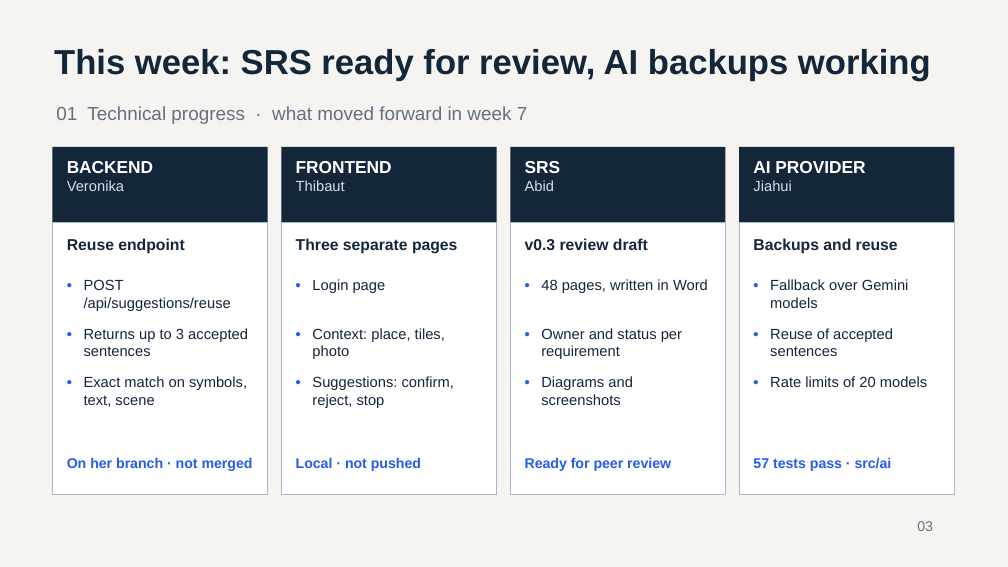
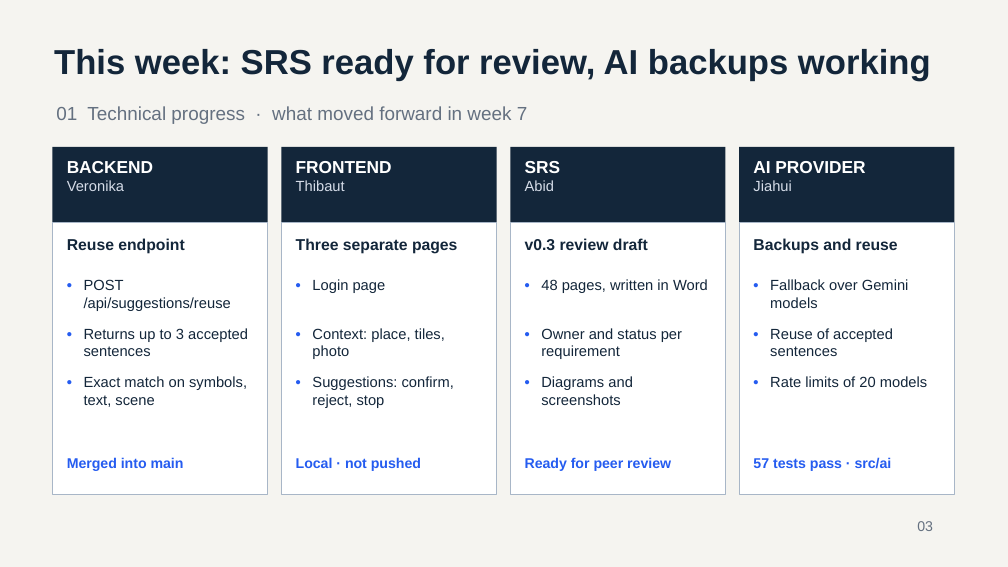
Before and after one commit to bhsei/26B, a slide deck: slide 3 of weekly-reports/W07/Weekly_Report_W07.pptx. Drawn at 1008x567 pixels with LibreOffice and Linux fonts; fonts in the diff are those of the drawing. Boxes give left, top, right and bottom in pixels: in the first picture for what was removed or moved away, otherwise in the second. Text is boxed around its words. In the diff, an @@ line names an element or a change of style, - is before the commit and + after.

Commit message:
W7 - Weekly report W07; Gantt tasks in verb and noun form with design due in week 12, backend slides updated after the merge, status-code legend and corrected survey limits

```diff
--- a/weekly-reports/W07/Weekly_Report_W07.pptx
+++ b/weekly-reports/W07/Weekly_Report_W07.pptx
@@ text at (67,457,184,471): text changed @@
-On her branch · not merged
+Merged into main
```
Also in this commit, not shown: 5 other slides changed.
